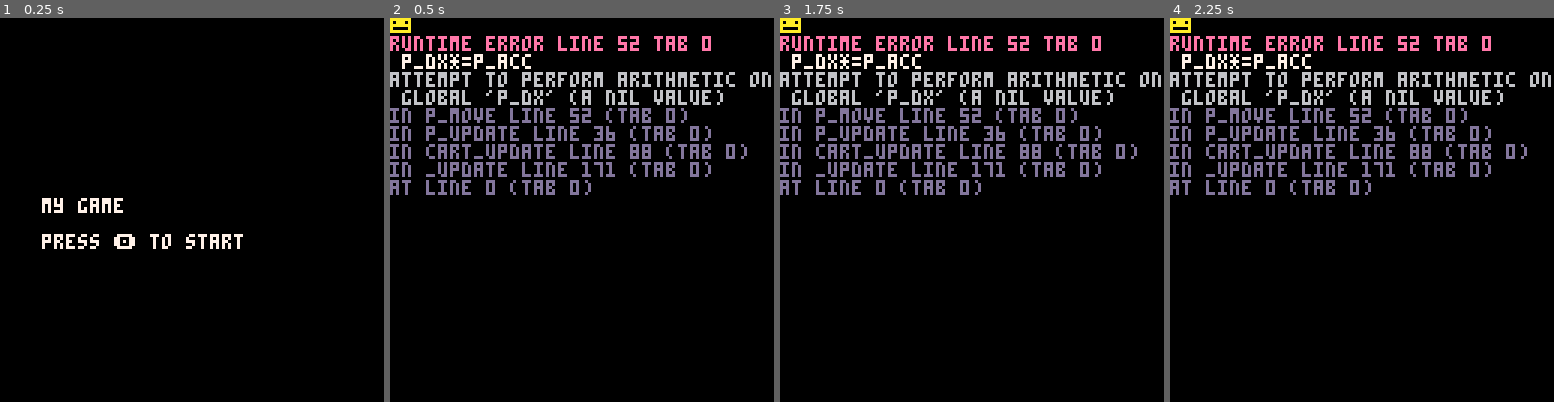
Above: before the commit, frames 1-4 (left to right).
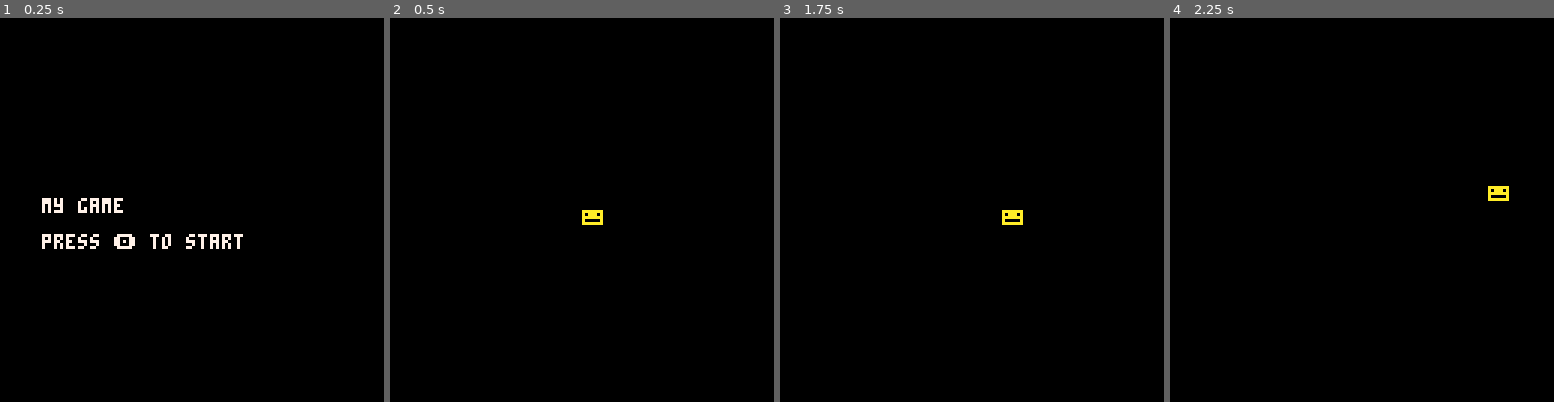
Above: after the commit, the same moments.

Repository: morningtoast/pico8dev
Game: PICO-8 cartridge boilerplate.p8
Same seed, same stepped clock (60 frames per second), same inputs: the game is played once before the commit and once after it.
Inputs:
- Up to frame 1 (0.25 s): no input
- Up to frame 2 (0.5 s): tap X (X key) at 0.33 s
- Up to frame 3 (1.75 s): tap O (Z key) at 0.7, 1.7 s; tap X (X key) at 1.07 s; hold Right from 1.6 s (still down)
- Up to frame 4 (2.25 s): tap X (X key) at 1.85 s; release Right at 2.1 s; tap O (Z key) at 2.1 s; hold Up from 2.15 s (still down)

Frame 1 is identical in both runs. In frame 2, 11% of the frame differs, in the area x 0-100%, y 0-54%; in frame 3, 11%; in frame 4, 11%.
Error before the commit: runtime error line 52 tab 0; p_dx*=p_acc; attempt to perform arithmetic on global 'p_dx' (a nil value)

Commit message:
Fix for p_init()

Diff:
--- a/boilerplate.p8
+++ b/boilerplate.p8
@@ -83,6 +83,8 @@
 -- #game main
 --
 function game_init()
+	p_init()
+
 	cart_control(game_update,game_draw)
 end
 
